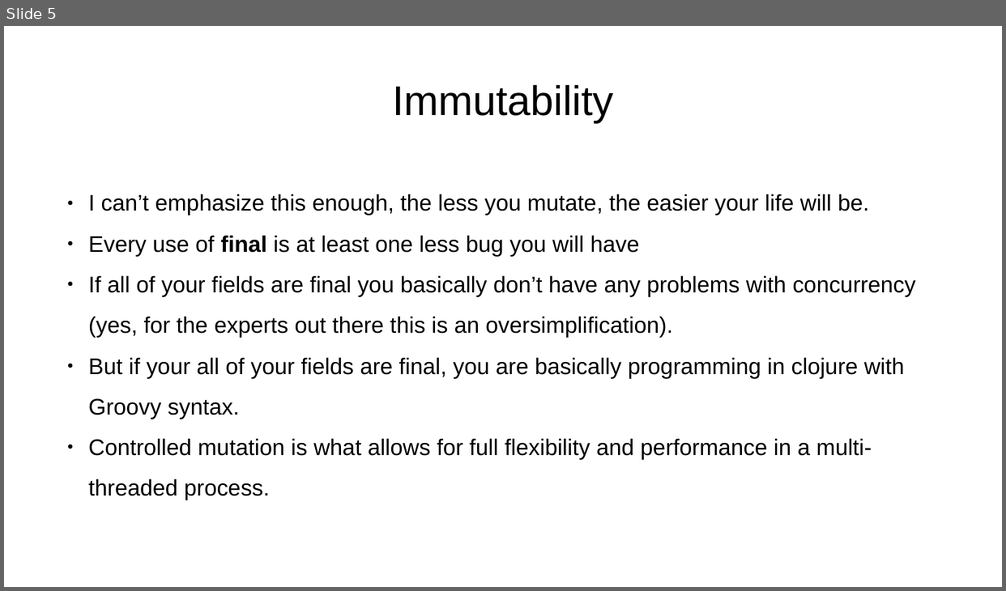
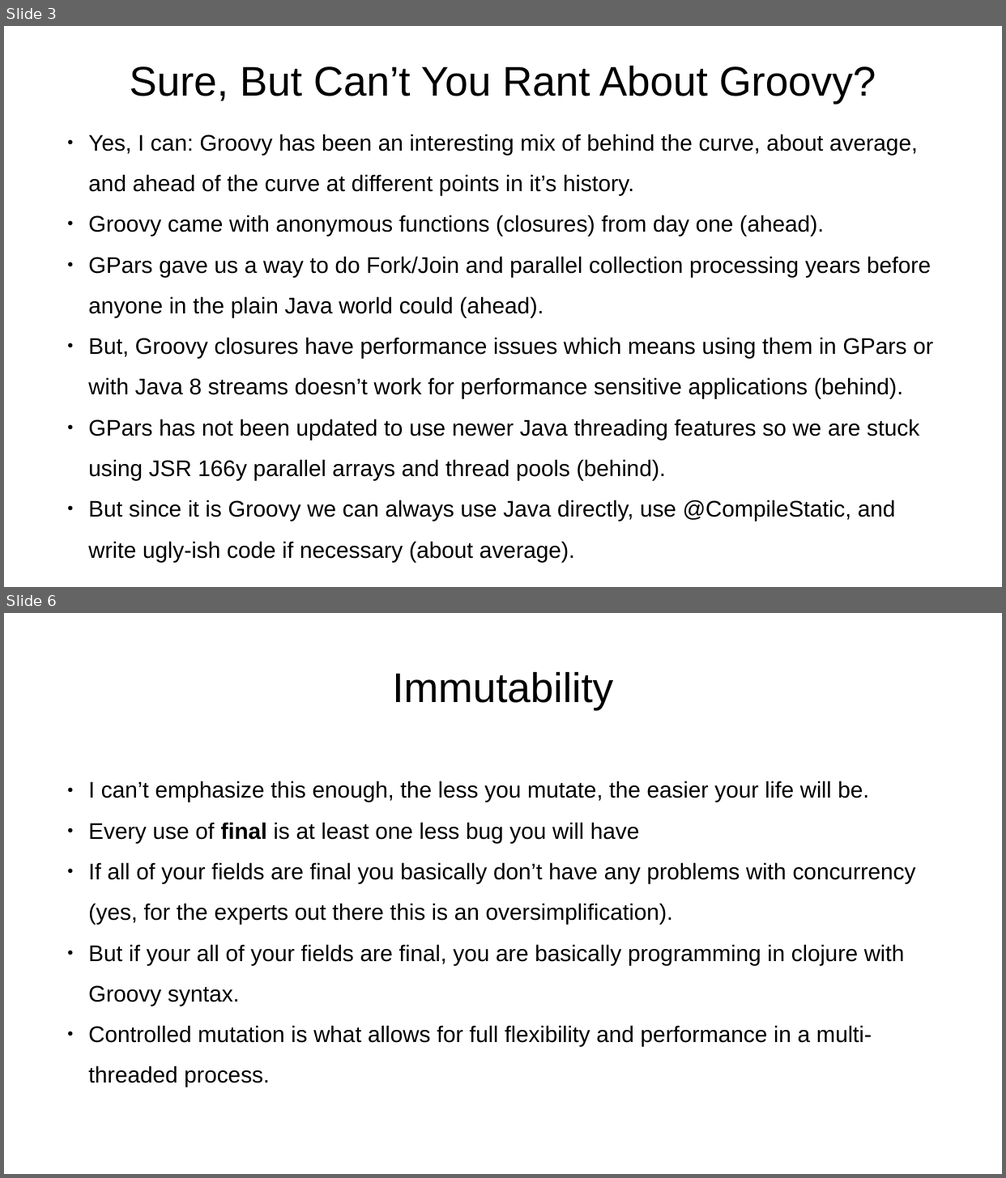
Before and after one commit to dwclark/concurrent-groovy, a slide deck: concurrent-groovy.odp. Shown one above the other, each under a label of ours: slide 5 before the commit, slides 3 and 6 after it; the slides between them are not shown. The pictures are 1006x591 and 1006x1178 pixels, drawn with LibreOffice and Linux fonts; fonts in the diff are those of the drawing. Boxes give left, top, right and bottom in pixels: in the first picture for what was removed or moved away, otherwise in the second. Text is boxed around its words. In the diff, an @@ line names an element or a change of style, - is before the commit and + after.

```diff
--- a/concurrent-groovy.odp
+++ b/concurrent-groovy.odp
@@ slide 3 added at (4,26,1002,587), background #FFFFFF @@
@@ title added at (130,66,876,104), 33 pt, text #000000 @@
+Sure, But Can’t You Rant About Groovy?
@@ text added at (88,134,933,522), 18 pt, text #000000 @@
+● Yes, I can: Groovy has been an interesting mix of behind the curve, about average, and ahead of the curve at different points in it’s history.
+● Groovy came with anonymous functions (closures) from day one (ahead).
+● GPars gave us a way to do Fork/Join and parallel collection processing years before anyone in the plain Java world could (ahead).
+● But, Groovy closures have performance issues which means using them in GPars or with Java 8 streams doesn’t work for performance sensitive applications (behind).
+● GPars has not been updated to use newer Java threading features so we are stuck using JSR 166y parallel arrays and thread pools (behind).
+● But since it is Groovy we can always use Java directly, use @CompileStatic, and write ugly-ish code if necessary (about average).
@@ what was slide 5 is now slide 6 @@
```
Also in this commit, not shown: 3 slides changed, 8 other slides added, 2 slides removed, 3 other files.
